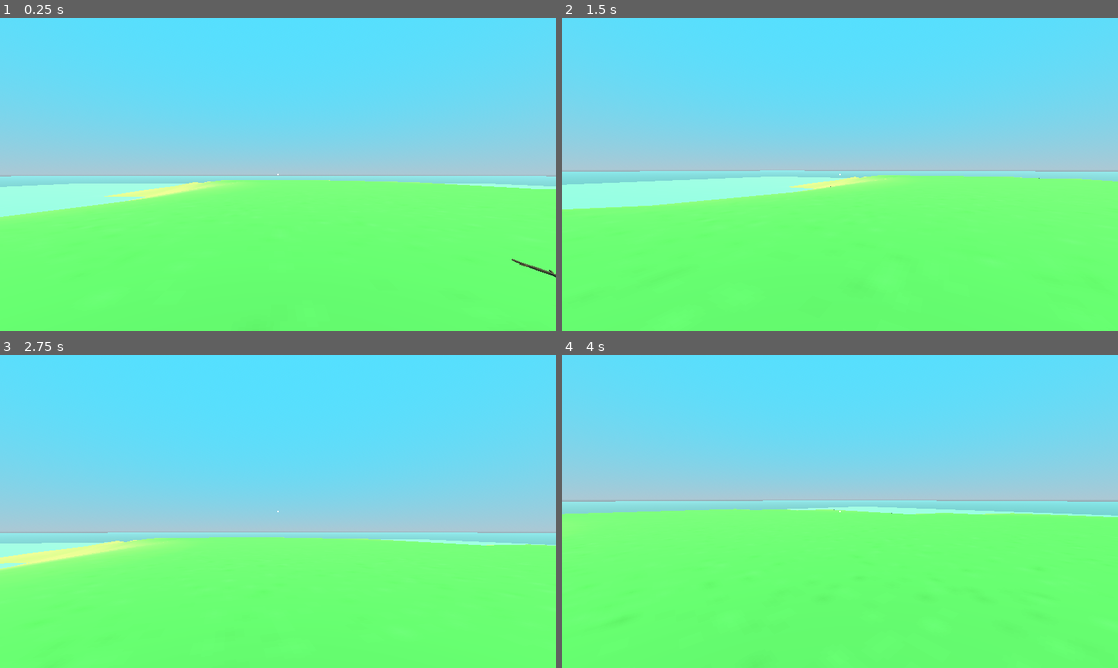
Above: before the commit, frames 1-4 (two rows, left to right).
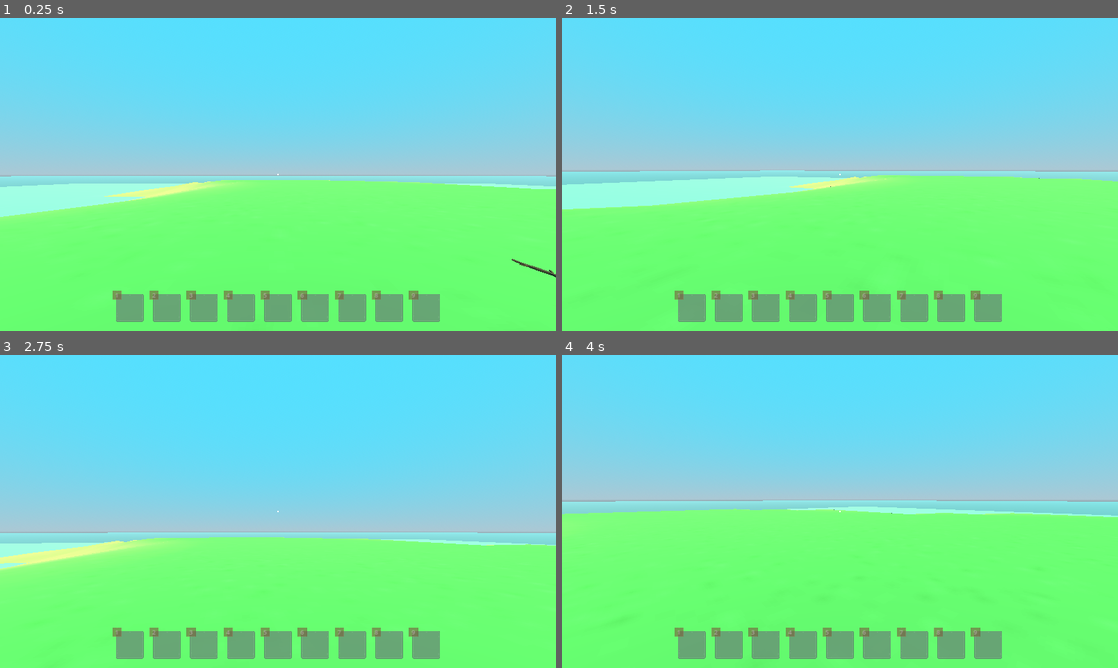
Above: after the commit, the same moments.

Repository: SzyVsSi/godot-self-learning
Game: Godot game, scene res://game/main_game.tscn
Same seed, same stepped clock (60 frames per second), same inputs: the game is played once before the commit and once after it.
Inputs (mouse positions are in pixels of both pictures, inside the frame that each line leads up to):
- Up to frame 1 (0.25 s): no input
- Up to frame 2 (1.5 s): tap Enter at 0.5 s; move the mouse to (867, 174) at 0.52 s; hold 1 (item_hotkey, bound only after the commit) 0.53-1.28 s; hold W (move_forward) from 0.53 s (still down); tap E (interact) at 0.6 s; click (867, 174) at 0.67 s; tap Space (jump) at 0.77 s; move the mouse to (812, 174) at 1.27 s; tap 1 (item_hotkey, bound only after the commit) at 1.35 s; click (812, 174) at 1.42 s
- Up to frame 3 (2.75 s): keep holding W (move_forward); tap Space (jump) at 1.52 s; tap E (interact) at 1.55, 2.1 s; move the mouse to (289, 505) at 2.02 s; hold 1 (item_hotkey, bound only after the commit) from 2.03 s (still down); click (289, 505) at 2.17 s
- Up to frame 4 (4 s): keep holding W (move_forward); tap Space (jump) at 2.75, 3.02, 3.77 s; move the mouse to (834, 517) at 2.77 s; release 1 (item_hotkey, bound only after the commit) at 2.78 s; tap Shift (sprint) at 2.85 s; click (834, 517) at 2.92 s; tap E (interact) at 3.05 s; move the mouse to (878, 514) at 3.52 s; hold 1 (item_hotkey, bound only after the commit) from 3.53 s (still down); click (878, 514) at 3.67 s

The runs differ from the first frame. In frame 1, 4.3% of the frame differs, in the area x 20-80%, y 87-98%; in frame 2, 4.3%; in frame 3, 4.3%; in frame 4, 4.3%.
Error after the commit: Out of bounds get index '0' (on base: 'Array') (res://game/managers/equip_item_manager.gd:24)

Commit message:
hud: hotbar

Diff:
--- a/actors/player/player.gd
+++ b/actors/player/player.gd
@@ -70,3 +70,5 @@
 func _unhandled_key_input(event: InputEvent) -> void:
 	if event.is_action_pressed("open_crafting_menu"):
 		EventSystem.BUL_create_bulletin.emit(BulletinConfig.Keys.CraftingMenu)
+	elif event.is_action_pressed("item_hotkey"):
+		EventSystem.EQU_hotkey_pressed.emit(int(event.as_text()))
--- a/actors/player/player.tscn
+++ b/actors/player/player.tscn
@@ -1,8 +1,9 @@
-[gd_scene load_steps=5 format=3 uid="uid://dg4tpm7fkcmqr"]
+[gd_scene load_steps=6 format=3 uid="uid://dg4tpm7fkcmqr"]
 
 [ext_resource type="Script" path="res://actors/player/player.gd" id="1_bu1pt"]
 [ext_resource type="Script" path="res://actors/player/interaction_ray_cast.gd" id="2_4dy10"]
 [ext_resource type="Script" path="res://game/managers/inventory_manager.gd" id="3_7vg4e"]
+[ext_resource type="Script" path="res://game/managers/equip_item_manager.gd" id="4_22hja"]
 
 [sub_resource type="CapsuleShape3D" id="CapsuleShape3D_x2ygx"]
 radius = 0.25
@@ -30,3 +31,6 @@
 
 [node name="InventoryManager" type="Node" parent="Managers"]
 script = ExtResource("3_7vg4e")
+
+[node name="EquipItemManager" type="Node" parent="Managers"]
+script = ExtResource("4_22hja")
--- a/bulletins/interaction_prompt.tscn
+++ b/bulletins/interaction_prompt.tscn
@@ -3,6 +3,7 @@
 [ext_resource type="Script" path="res://bulletins/interaction_prompt.gd" id="1_pll7q"]
 
 [node name="InteractionPrompt" type="Control"]
+z_index = -1
 layout_mode = 3
 anchors_preset = 15
 anchor_right = 1.0
--- a/bulletins/player_menus/player_menu_base.gd
+++ b/bulletins/player_menus/player_menu_base.gd
@@ -18,7 +18,11 @@
 
 	for inventory_slot in inventory_container.get_children():
 		inventory_slot.mouse_entered.connect(show_item_info.bind(inventory_slot))
-		inventory_slot.mouse_exited.connect(hide_item_info.bind())
+		inventory_slot.mouse_exited.connect(hide_item_info)
+
+	for hotbar_slot in get_tree().get_nodes_in_group("HotBarSlots"):
+		hotbar_slot.mouse_entered.connect(show_item_info.bind(hotbar_slot))
+		hotbar_slot.mouse_exited.connect(hide_item_info)
 
 
 func close() -> void:
--- a/bulletins/player_menus/player_menu_base.tscn
+++ b/bulletins/player_menus/player_menu_base.tscn
@@ -40,12 +40,14 @@
 events = [SubResource("InputEventKey_wlrem"), SubResource("InputEventKey_odtbr")]
 
 [node name="PlayerMenuBase" type="Control"]
+z_index = -1
 layout_mode = 3
 anchors_preset = 15
 anchor_right = 1.0
 anchor_bottom = 1.0
 grow_horizontal = 2
 grow_vertical = 2
+mouse_filter = 2
 script = ExtResource("1_thski")
 
 [node name="MarginContainer" type="MarginContainer" parent="."]
@@ -55,6 +57,7 @@
 anchor_bottom = 1.0
 grow_horizontal = 2
 grow_vertical = 2
+mouse_filter = 2
 theme_override_constants/margin_left = 32
 theme_override_constants/margin_top = 32
 theme_override_constants/margin_right = 32
--- a/game/event_system.gd
+++ b/game/event_system.gd
@@ -1,5 +1,4 @@
 extends Node
-
 
 signal BUL_create_bulletin(key: BulletinConfig.Keys, extra_args)
 signal BUL_destroy_bulletin(key: BulletinConfig.Keys)
@@ -8,10 +7,17 @@
 signal INV_try_to_pickup_item(key: ItemConfig.Keys, callback: Callable)
 signal INV_request_inventory
 signal INV_update_inventory(inventory: Array)
-signal INV_switch_two_item_indexes(first: int, second: int)
+signal INV_update_hotbar(hotbar: Array)
+signal INV_switch_two_item_indexes(first: int, firstCondition: bool, second: int, secondCondition: bool)
 signal INV_add_item(key: ItemConfig.Keys)
 signal INV_delete_crafting_blueprint_costs
 
 
 signal PLA_freeze_player
 signal PLA_unfreeze_player
+
+
+signal EQU_hotkey_pressed(hotkey: int)
+signal EQU_equip_item(key: ItemConfig.Keys)
+signal EQU_unequip_item()
+signal EQU_active_hotbar_slot_changed(slot: Variant)
--- /dev/null
+++ b/game/managers/equip_item_manager.gd
@@ -0,0 +1,35 @@
+extends Node
+
+
+var active_hotbar_slot
+var hotbar: Array
+
+
+func _enter_tree() -> void:
+  EventSystem.INV_update_hotbar.connect(update_hotbar)
+  EventSystem.EQU_hotkey_pressed.connect(hotkey_pressed)
+
+
+func _ready() -> void:
+  EventSystem.EQU_active_hotbar_slot_changed.emit(active_hotbar_slot)
+
+
+func update_hotbar(new_hotbar: Array) -> void:
+  hotbar = new_hotbar
+
+
+func hotkey_pressed(hotkey: int) -> void:
+  var index := hotkey - 1
+
+  if hotbar[index] == null:
+    return
+
+  if index != active_hotbar_slot:
+    active_hotbar_slot = index
+    EventSystem.EQU_equip_item.emit(hotbar[index])
+    EventSystem.EQU_active_hotbar_slot_changed.emit(index)
+    return
+
+  active_hotbar_slot = null
+  EventSystem.EQU_unequip_item.emit()
+  EventSystem.EQU_active_hotbar_slot_changed.emit()
--- a/game/managers/inventory_manager.gd
+++ b/game/managers/inventory_manager.gd
@@ -2,9 +2,11 @@
 
 
 const INVENTORY_SIZE := 28
+const HOTBAR_SIZE := 9
 
 
 var inventory := []
+var hotbar := []
 
 
 func _enter_tree() -> void:
@@ -17,6 +19,10 @@
 
 func _ready() -> void:
 	inventory.resize(INVENTORY_SIZE)
+	hotbar.resize(HOTBAR_SIZE)
+
+	# TODO: DELETE ME LATER
+	inventory[0] = ItemConfig.Keys.Axe
 
 
 func try_to_pickup_item(item_key: ItemConfig.Keys, destroy_pickuppable: Callable) -> void:
@@ -57,8 +63,23 @@
 	EventSystem.INV_update_inventory.emit(inventory)
 
 
-func switch_two_item_indexes(first: int, second: int) -> void:
-	var temp = inventory[first]
-	inventory[first] = inventory[second]
-	inventory[second] = temp
+func send_hotbar() -> void:
+	EventSystem.INV_update_hotbar.emit(hotbar)
+
+
+func switch_two_item_indexes(first: int, first_is_in_hot_bar: bool, second: int, second_is_in_hot_bar: bool) -> void:
+	var item1 = inventory[first] if not first_is_in_hot_bar else hotbar[first]
+	var item2 = inventory[second] if not second_is_in_hot_bar else hotbar[second]
+
+	if not first_is_in_hot_bar:
+		inventory[first] = item2
+	else:
+		hotbar[first] = item2
+
+	if not second_is_in_hot_bar:
+		inventory[second] = item1
+	else:
+		hotbar[second] = item1
+
 	send_inventory()
+	send_hotbar()
--- a/project.godot
+++ b/project.godot
@@ -19,6 +19,10 @@
 
 EventSystem="*res://game/event_system.gd"
 
+[debug]
+
+gdscript/warnings/unused_signal=0
+
 [display]
 
 window/size/viewport_width=1920
@@ -37,7 +41,11 @@
 
 [editor_plugins]
 
-enabled=PackedStringArray("res://addons/ScriptEditorQoL/plugin.cfg", "res://addons/script-tabs/plugin.cfg")
+enabled=PackedStringArray("res://addons/script-tabs/plugin.cfg")
+
+[global_group]
+
+HotBarSlots=""
 
 [input]
 
@@ -81,6 +89,19 @@
 "events": [Object(InputEventKey,"resource_local_to_scene":false,"resource_name":"","device":-1,"window_id":0,"alt_press …(195 unchanged characters)…
 ]
 }
+item_hotkey={
+"deadzone": 0.5,
+"events": [Object(InputEventKey,"resource_local_to_scene":false,"resource_name":"","device":-1,"window_id":0,"alt_pressed":false,"shift_pressed":false,"ctrl_pressed":false,"meta_pressed":false,"pressed":false,"keycode":0,"physical_keycode":49,"key_label":0,"unicode":49,"location":0,"echo":false,"script":null)
+, Object(InputEventKey,"resource_local_to_scene":false,"resource_name":"","device":-1,"window_id":0,"alt_pressed":false,"shift_pressed":false,"ctrl_pressed":false,"meta_pressed":false,"pressed":false,"keycode":0,"physical_keycode":50,"key_label":0,"unicode":50,"location":0,"echo":false,"script":null)
+, Object(InputEventKey,"resource_local_to_scene":false,"resource_name":"","device":-1,"window_id":0,"alt_pressed":false,"shift_pressed":false,"ctrl_pressed":false,"meta_pressed":false,"pressed":false,"keycode":0,"physical_keycode":51,"key_label":0,"unicode":51,"location":0,"echo":false,"script":null)
+, Object(InputEventKey,"resource_local_to_scene":false,"resource_name":"","device":-1,"window_id":0,"alt_pressed":false,"shift_pressed":false,"ctrl_pressed":false,"meta_pressed":false,"pressed":false,"keycode":0,"physical_keycode":52,"key_label":0,"unicode":52,"location":0,"echo":false,"script":null)
+, Object(InputEventKey,"resource_local_to_scene":false,"resource_name":"","device":-1,"window_id":0,"alt_pressed":false,"shift_pressed":false,"ctrl_pressed":false,"meta_pressed":false,"pressed":false,"keycode":0,"physical_keycode":53,"key_label":0,"unicode":53,"location":0,"echo":false,"script":null)
+, Object(InputEventKey,"resource_local_to_scene":false,"resource_name":"","device":-1,"window_id":0,"alt_pressed":false,"shift_pressed":false,"ctrl_pressed":false,"meta_pressed":false,"pressed":false,"keycode":0,"physical_keycode":54,"key_label":0,"unicode":54,"location":0,"echo":false,"script":null)
+, Object(InputEventKey,"resource_local_to_scene":false,"resource_name":"","device":-1,"window_id":0,"alt_pressed":false,"shift_pressed":false,"ctrl_pressed":false,"meta_pressed":false,"pressed":false,"keycode":0,"physical_keycode":55,"key_label":0,"unicode":55,"location":0,"echo":false,"script":null)
+, Object(InputEventKey,"resource_local_to_scene":false,"resource_name":"","device":-1,"window_id":0,"alt_pressed":false,"shift_pressed":false,"ctrl_pressed":false,"meta_pressed":false,"pressed":false,"keycode":0,"physical_keycode":56,"key_label":0,"unicode":56,"location":0,"echo":false,"script":null)
+, Object(InputEventKey,"resource_local_to_scene":false,"resource_name":"","device":-1,"window_id":0,"alt_pressed":false,"shift_pressed":false,"ctrl_pressed":false,"meta_pressed":false,"pressed":false,"keycode":0,"physical_keycode":57,"key_label":0,"unicode":57,"location":0,"echo":false,"script":null)
+]
+}
 
 [layer_names]
 
--- a/resources/item_resources/axe_resource.tres
+++ b/resources/item_resources/axe_resource.tres
@@ -8,4 +8,5 @@
 item_key = 10
 display_name = "Axe"
 icon = ExtResource("1_4ts8n")
+is_equippable = true
 description = "A not-at-all sharp axe."
--- a/resources/item_resources/item_resource.gd
+++ b/resources/item_resources/item_resource.gd
@@ -5,4 +5,5 @@
 @export var item_key: ItemConfig.Keys
 @export var display_name := "item name"
 @export var icon: Texture2D
+@export var is_equippable := false
 @export_multiline var description := "description"
--- a/ui/custom_nodes/crafting_button.gd
+++ b/ui/custom_nodes/crafting_button.gd
@@ -8,6 +8,6 @@
 @onready var button: Button = $Button
 
 
-func set_item_key(_item_key: ItemConfig.Keys) -> void:
-	item_key = _item_key
+func set_item_key(new_item_key: ItemConfig.Keys) -> void:
+	item_key = new_item_key
 	icon_texture_rect.texture = ItemConfig.get_item_resource(item_key).icon
--- /dev/null
+++ b/ui/custom_nodes/hot_bar_slot.gd
@@ -0,0 +1,25 @@
+extends InventorySlot
+class_name HotBarSlot
+
+
+const ACTIVE_COLOR = Color.WHITE
+const INACTIVE_COLOR = Color(0.8, 0.8, 0.8, 0.6)
+
+
+func _ready() -> void:
+  $NumTextureRect/NumLabel.text = str(get_index() + 1)
+
+
+func _can_drop_data(_at_position: Vector2, origin_slot: Variant) -> bool:
+  if origin_slot is not InventorySlot:
+    return false
+
+  return ItemConfig.get_item_resource(origin_slot.item_key).is_equippable
+
+
+func set_highlighted(enabled: bool) -> void:
+  if not enabled:
+    modulate = INACTIVE_COLOR
+    return
+
+  modulate = ACTIVE_COLOR
--- /dev/null
+++ b/ui/custom_nodes/hot_bar_slot.tscn
@@ -0,0 +1,32 @@
+[gd_scene load_steps=5 format=3 uid="uid://cgat4nqhbwmri"]
+
+[ext_resource type="PackedScene" uid="uid://bdqoqccy5qcu0" path="res://ui/custom_nodes/inventory_slot.tscn" id="1_ji2fb"]
+[ext_resource type="Texture2D" uid="uid://oq8xfy218npr" path="res://textures/panel_blue.png" id="2_n01nj"]
+[ext_resource type="Texture2D" uid="uid://crmgk25mpm1oj" path="res://textures/panel_brown.png" id="3_lnt13"]
+[ext_resource type="Script" path="res://ui/custom_nodes/hot_bar_slot.gd" id="3_qnf0s"]
+
+[node name="HotBarSlot" groups=["HotBarSlots"] instance=ExtResource("1_ji2fb")]
+texture = ExtResource("2_n01nj")
+script = ExtResource("3_qnf0s")
+
+[node name="NumTextureRect" type="TextureRect" parent="." index="1"]
+custom_minimum_size = Vector2(32, 32)
+layout_mode = 1
+offset_left = -12.0
+offset_top = -12.0
+offset_right = 20.0
+offset_bottom = 20.0
+texture = ExtResource("3_lnt13")
+expand_mode = 1
+
+[node name="NumLabel" type="Label" parent="NumTextureRect" index="0"]
+layout_mode = 1
+anchors_preset = 15
+anchor_right = 1.0
+anchor_bottom = 1.0
+grow_horizontal = 2
+grow_vertical = 2
+theme_override_font_sizes/font_size = 22
+text = "0"
+horizontal_alignment = 1
+vertical_alignment = 1
--- a/ui/custom_nodes/inventory_slot.gd
+++ b/ui/custom_nodes/inventory_slot.gd
@@ -21,7 +21,7 @@
 	icon_texture_rect.texture = ItemConfig.get_item_resource(item_key).icon
 
 
-func _get_drag_data(at_position: Vector2) -> Variant:
+func _get_drag_data(_at_position: Vector2) -> Variant:
 	if item_key != null:
 		var drag_preview := TextureRect.new()
 		drag_preview.expand_mode = TextureRect.EXPAND_IGNORE_SIZE
@@ -34,15 +34,23 @@
 	return null
 
 
-func _can_drop_data(at_position: Vector2, data: Variant) -> bool:
-	return data is InventorySlot
+func _can_drop_data(_at_position: Vector2, origin_slot: Variant) -> bool:
+	if item_key != null and origin_slot is HotBarSlot:
+		return ItemConfig.get_item_resource(item_key).is_equippable
+
+	return origin_slot is InventorySlot
 
 
-func _drop_data(at_position: Vector2, data: Variant) -> void:
-	EventSystem.INV_switch_two_item_indexes.emit(data.get_index(), get_index())
+func _drop_data(_at_position: Vector2, origin_slot: Variant) -> void:
+	EventSystem.INV_switch_two_item_indexes.emit(
+		origin_slot.get_index(),
+		origin_slot is HotBarSlot,
+		get_index(),
+		self is HotBarSlot
+	 )
 
 
-func _notification(what: int) -> void:
-	match what:
+func _notification(incoming_notification: int) -> void:
+	match incoming_notification:
 		NOTIFICATION_DRAG_END:
 			update_icon()
--- /dev/null
+++ b/ui/hud/hot_bar_ui.gd
@@ -0,0 +1,16 @@
+extends HBoxContainer
+
+
+func _enter_tree() -> void:
+  EventSystem.INV_update_hotbar.connect(update_hotbar)
+  EventSystem.EQU_active_hotbar_slot_changed.connect(active_slot_changed)
+
+
+func update_hotbar(hotbar: Array) -> void:
+  for slot in get_children():
+    slot.set_item_key(hotbar[slot.get_index()])
+
+
+func active_slot_changed(index: Variant) -> void:
+  for slot in get_children():
+    slot.set_highlighted(slot.get_index() == index)
--- a/ui/hud/hud.tscn
+++ b/ui/hud/hud.tscn
@@ -1,14 +1,18 @@
-[gd_scene load_steps=2 format=3 uid="uid://uqpufgvtq3le"]
+[gd_scene load_steps=4 format=3 uid="uid://uqpufgvtq3le"]
 
 [ext_resource type="Texture2D" uid="uid://bq353knqmk4ti" path="res://textures/circle32.png" id="1_0qc22"]
+[ext_resource type="Script" path="res://ui/hud/hot_bar_ui.gd" id="2_cqksy"]
+[ext_resource type="PackedScene" uid="uid://cgat4nqhbwmri" path="res://ui/custom_nodes/hot_bar_slot.tscn" id="2_vt3l2"]
 
 [node name="HUD" type="Control"]
+z_index = -1
 layout_mode = 3
 anchors_preset = 15
 anchor_right = 1.0
 anchor_bottom = 1.0
 grow_horizontal = 2
 grow_vertical = 2
+mouse_filter = 2
 
 [node name="Crosshair" type="TextureRect" parent="."]
 custom_minimum_size = Vector2(4, 4)
@@ -26,3 +30,51 @@
 grow_vertical = 2
 texture = ExtResource("1_0qc22")
 expand_mode = 1
+
+[node name="MarginContainer" type="MarginContainer" parent="."]
+layout_mode = 1
+anchors_preset = 15
+anchor_right = 1.0
+anchor_bottom = 1.0
+grow_horizontal = 2
+grow_vertical = 2
+mouse_filter = 2
+theme_override_constants/margin_left = 32
+theme_override_constants/margin_top = 32
+theme_override_constants/margin_right = 32
+theme_override_constants/margin_bottom = 32
+
+[node name="HotBarSlotContainer" type="HBoxContainer" parent="MarginContainer"]
+z_index = -1
+layout_mode = 2
+size_flags_vertical = 8
+theme_override_constants/separation = 32
+alignment = 1
+script = ExtResource("2_cqksy")
+
+[node name="HotBarSlot" parent="MarginContainer/HotBarSlotContainer" instance=ExtResource("2_vt3l2")]
+layout_mode = 2
+
+[node name="HotBarSlot2" parent="MarginContainer/HotBarSlotContainer" instance=ExtResource("2_vt3l2")]
+layout_mode = 2
+
+[node name="HotBarSlot3" parent="MarginContainer/HotBarSlotContainer" instance=ExtResource("2_vt3l2")]
+layout_mode = 2
+
+[node name="HotBarSlot4" parent="MarginContainer/HotBarSlotContainer" instance=ExtResource("2_vt3l2")]
+layout_mode = 2
+
+[node name="HotBarSlot5" parent="MarginContainer/HotBarSlotContainer" instance=ExtResource("2_vt3l2")]
+layout_mode = 2
+
+[node name="HotBarSlot6" parent="MarginContainer/HotBarSlotContainer" instance=ExtResource("2_vt3l2")]
+layout_mode = 2
+
+[node name="HotBarSlot7" parent="MarginContainer/HotBarSlotContainer" instance=ExtResource("2_vt3l2")]
+layout_mode = 2
+
+[node name="HotBarSlot8" parent="MarginContainer/HotBarSlotContainer" instance=ExtResource("2_vt3l2")]
+layout_mode = 2
+
+[node name="HotBarSlot9" parent="MarginContainer/HotBarSlotContainer" instance=ExtResource("2_vt3l2")]
+layout_mode = 2
